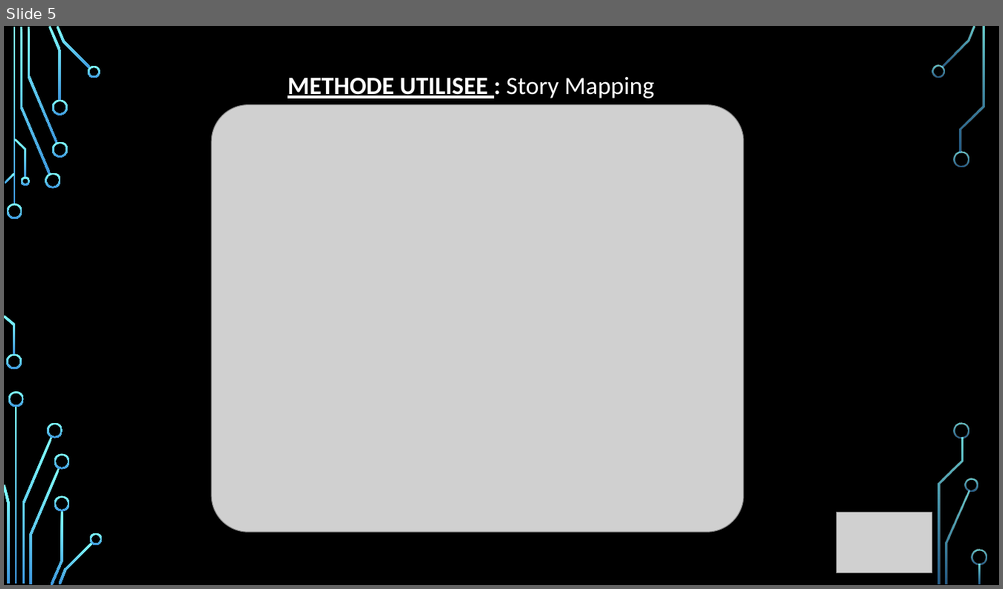
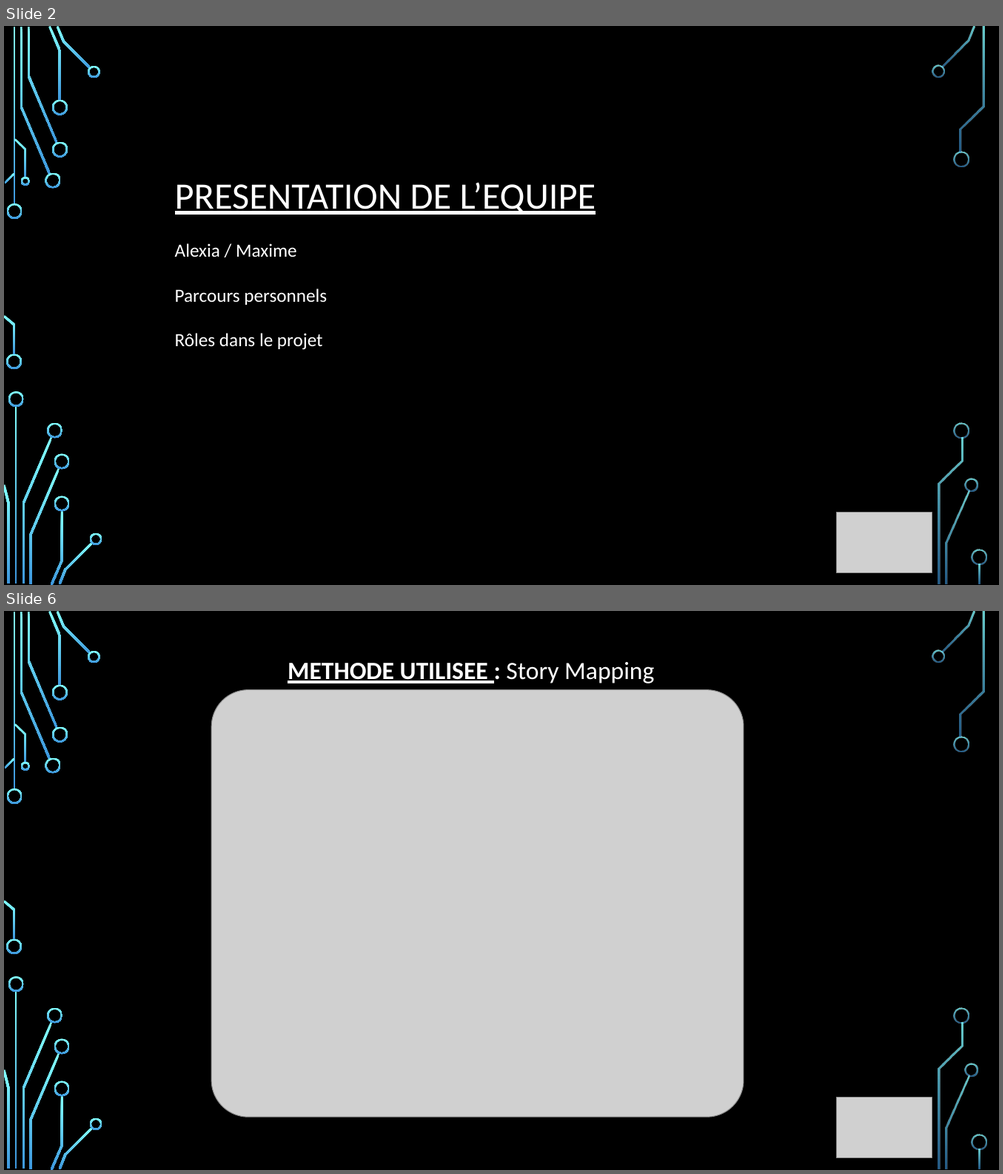
Before and after one commit to tsogh/projet_meteo, a slide deck: doc/Présentation projet météo.pptx. Shown one above the other, each under a label of ours: slide 5 before the commit, slides 2 and 6 after it; the slides between them are not shown. The pictures are 1003x589 and 1003x1174 pixels, drawn with LibreOffice and Linux fonts; fonts in the diff are those of the drawing; grey boxes stand for pictures; background and template pictures are left out. Boxes give left, top, right and bottom in pixels: in the first picture for what was removed or moved away, otherwise in the second. Text is boxed around its words. In the diff, an @@ line names an element or a change of style, - is before the commit and + after.

Commit message:
Add files via upload
Rapport et PowerPoint du projet

```diff
--- a/doc/Présentation projet météo.pptx
+++ b/doc/Présentation projet météo.pptx
@@ slide 2 added at <box>4,26,999,585</box>, background picture (left out); not listed: 36 template elements that a slide beside it also shows @@
@@ text added at <box>175,182,595,350</box>, 18 pt, text #FFFFFF @@
+PRESENTATION DE L’EQUIPE
+Alexia / Maxime
+Parcours personnels
+Rôles dans le projet
@@ picture added at <box>836,512,931,574</box> @@
@@ what was slide 5 is now slide 6 @@
```
Also in this commit, not shown: 4 slides changed, 1 other slide added, 1 other file.
